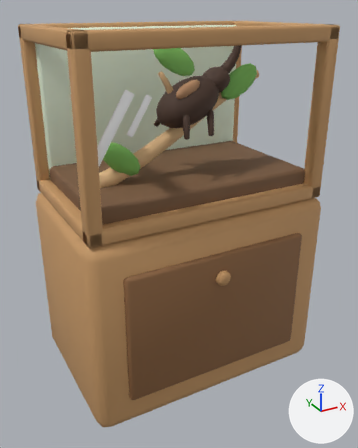
The glTF model assets/furniture/models/bug-case.glb as it was, and as the next commit left it.
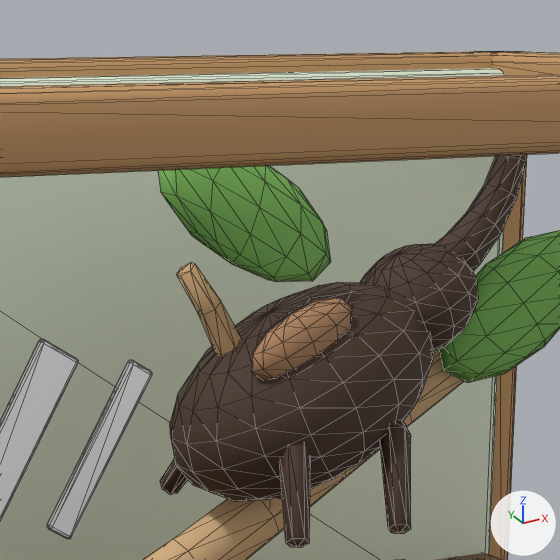
Each version is shown whole from a 50 mm lens placed at (-0.596, -1.1, 0.959), pointed at (-0.007, -0.029, 0.423), then close up on the part from 32% to 70% of the width and 2% to 32% of the height. Lighting does not change. The marker at lower right points along +X, +Y and +Z. The first two pictures are the older version. The close-ups show mesh edges as thin lines. Where no turn or scale is listed for an object, it has been applied to the vertices. Vertices at exactly the same position are counted once.

Before the edit, the objects in view are built like this:
```python
mat_bug = principled_material('bug')
mat_bug.base_color = (0.0685, 0.0343, 0.0212)  # brown #4a3428
mat_bug.roughness = 0.75
mat_bugshine = principled_material('bugShine')
mat_bugshine.base_color = (0.479, 0.262, 0.133)  # brown #b88c66
mat_bugshine.roughness = 0.75
me_case = bpy.data.meshes.new('case')
me_case.from_pydata(...)  # 1644 vertices, 3228 faces; spans x -0.318..0.318, y -0.208..0.208, z 0.5..0.92
# faces by material slot: [108, 108, 1292, 252, 360, 772, 120, 216]
me_case.materials.append(mat_caseback)  # pale green #e6f3dc
me_case.materials.append(mat_soil)  # brown #7a5a3e
me_case.materials.append(mat_wood)  # orange #c99b68
me_case.materials.append(mat_twig)  # beige #d9b382
me_case.materials.append(mat_leaf)  # green #7fbf5e
me_case.materials.append(mat_bug)  # brown #4a3428
me_case.materials.append(mat_bugshine)  # brown #b88c66
me_case.materials.append(mat_glint)  # white #ffffff
ob_case = bpy.data.objects.new('case', me_case)
ob_case.location = (0.0, 0.0, 0.0)
```
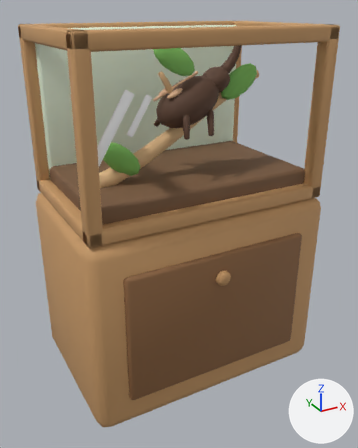
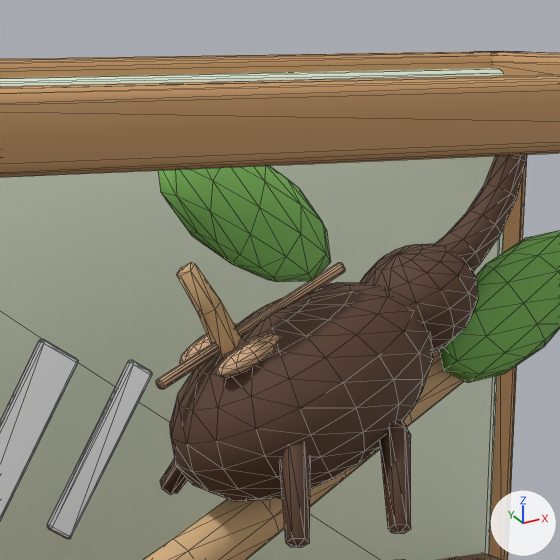
Where the change shows, as pixel boxes [x1, y1, x2, y2] in the close-ups (560 x 560 px):
'case', recoloured, reshaped: [0, 51, 560, 560] in both
part 1 of me_case, added: after [156, 263, 345, 389]
part 2 of me_case, added: after [179, 323, 238, 364]
part 3 of me_case, added (beige): after [216, 333, 281, 378]
part 4 of me_case, deleted (brown): before [251, 298, 352, 379]

What the commit changed:
Material 'bug' (mat_bug) changes colour from brown #4a3428 to brown #5b3f2e; in linear values from (0.0685, 0.0343, 0.0212) to (0.105, 0.0497, 0.0273).
Material 'bugShine' (mat_bugshine) changes colour from brown #b88c66 to beige #d9b08a; in linear values from (0.479, 0.262, 0.133) to (0.694, 0.434, 0.254).
me_case is used by ob_case; location (0.0, 0.0, 0.0).
me_case had 1644 vertices, 3228 faces and spanned x -0.318..0.318, y -0.208..0.208, z 0.5..0.92.
me_case now has 1742 vertices, 3416 faces and spans x -0.318..0.318, y -0.208..0.208, z 0.5..0.92.
me_case part 1: the loose piece of 56 vertices spanning x -0.29..0.29, y -0.18..0.18, z 0.505..0.575 is copied, and the copy is multiplied about its middle by the matrix ((0.202, 0.0, -0.029), (0.0, 0.011, 0.0), (0.098, 0.0, 0.059)), then moved by (-0.032, -0.06, 0.249), in mat_bugshine (beige #d9b08a); it spans x -0.091..0.027, y -0.063..-0.057, z 0.759..0.819.
me_case part 2: a new loose piece of 52 vertices spanning x -0.065..-0.027, y -0.048..-0.028, z 0.766..0.787, in mat_bugshine (beige #d9b08a).
me_case part 3: a new loose piece of 52 vertices spanning x -0.065..-0.027, y -0.092..-0.072, z 0.766..0.787, in mat_bugshine (beige #d9b08a).
Part 4, on me_case:
62 vertices are removed from x -0.052..0.012, y -0.107..-0.083, z 0.765..0.805.
120 faces are deleted.
